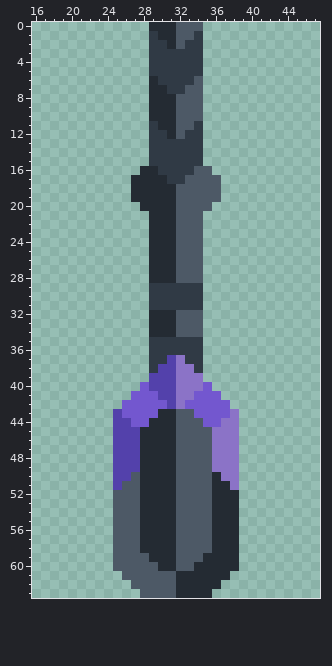
Pixel-art sprite: assets/sprites/blocks/Turrrets/Sporegarrison-gun.png. The picture above was drawn from the file before the commit.
The file is 64x64 pixels. Shown: x 16..47, y 0..63.
The result:
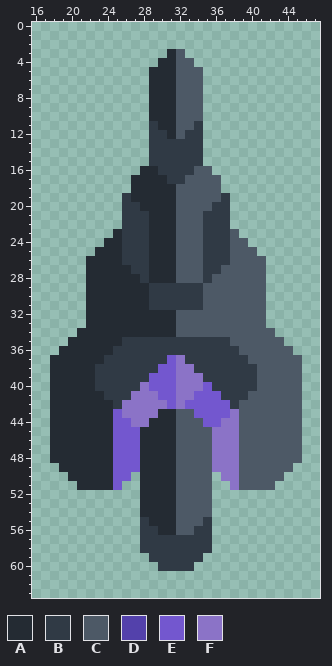
Palette (. is transparent): A #242b33  B #303a45  C #4d5966  D #5341ab  E #7357cf  F #8b73c7
Difference:
Changed rows in their new state; - is an unchanged pixel.
first column x 29:
 0 ......
 1 ......
 2 ......
 3 ..AC..
 4 .AACC.
 5 AAACCC
 6 -AACC-
 7 --AC--
first column x 18:
19 --------B----------B--------
20 --------BB--------BB--------
21 --------BBB------BBB--------
22 --------BBB------BBB--------
23 -------ABBB------BBBC-------
24 ------AABBB------BBBCC------
25 -----AAABBB------BBBCCC-----
26 ----AAAABBB------BBBCCCC----
27 ----AAAAABB------BBCCCCC----
28 ----AAAAAAB------BCCCCCC----
29 ----AAAAAAA------CCCCCCC----
30 ----AAAAAAA------CCCCCCC----
31 ----AAAAAAA------CCCCCCC----
32 ----AAAAAAA------CCCCCCC----
33 ----AAAAAAA------CCCCCCC----
34 ---AAAAAAAA------CCCCCCCC---
35 --AAAAAABBB------BBBCCCCCC--
36 -AAAAAABBBB------BBBBCCCCCC-
37 AAAAAABBBBB--E---BBBBBCCCCCC
38 AAAAABBBBBB-EE---BBBBBBCCCCC
39 AAAAABBBBBBEEE---BBBBBBCCCCC
40 AAAAABBBBBFEEE----BBBBBCCCCC
41 AAAAAABBBFFFEE-----BBBCCCCCC
42 AAAAAAABFFFFFE------BCCCCCCC
43 AAAAAAAEFFFF---------CCCCCCC
44 AAAAAAAEEFF----------CCCCCCC
45 AAAAAAAEEE-----------CCCCCCC
46 AAAAAAAEEE-----------CCCCCCC
47 AAAAAAAEEE-----------CCCCCCC
48 AAAAAAAEEE-----------CCCCCCC
49 -AAAAAAEEE-----------CCCCCC-
50 --AAAAAEE.--------.--CCCCC--
51 ---AAAAE..--------..-CCCC---
52 -------...--------...-------
53 -------...--------...-------
54 -------...--------...-------
55 -------...B------B...-------
56 -------...BB----BB...-------
57 -------...BBBBBBBB...-------
58 -------...BBBBBBBB...-------
59 -------....BBBBBB....-------
60 -------.....BBBB.....-------
61 --------............--------
62 ---------..........---------
63 ----------........----------
